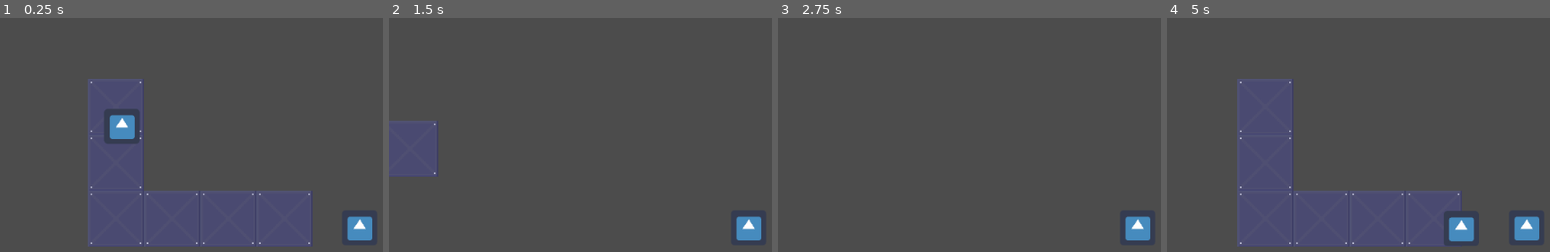
Above: before the commit, frames 1-4 (left to right).
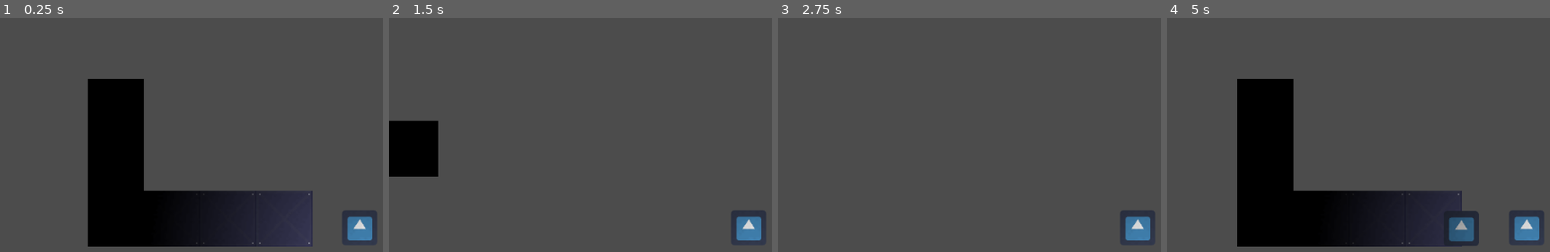
Above: after the commit, the same moments.

Repository: HasanMafatihul/ancient-horror-JAM
Game: Godot game, scene res://main.tscn
Two runs of this game, one before a commit and one after it. Both use one fixed random seed, a clock stepped at 60 frames per second and the inputs below. The project has no main scene, so this scene is started directly. The engine's default icon, where the game draws it, is replaced by a stand-in: a white triangle on a blue panel in a dark square.
Inputs (mouse positions are in pixels of both pictures, inside the frame that each line leads up to):
- Up to frame 1 (0.25 s): no input
- Up to frame 2 (1.5 s): move the mouse to (outside the picture) at 0.52 s; hold D (right) 0.53-1.28 s; click (outside the picture) at 0.67 s; move the mouse to (603, 249) at 1.27 s; hold S (down) from 1.28 s (still down)
- Up to frame 3 (2.75 s): move the mouse to (outside the picture) at 2.02 s; release S (down) at 2.03 s; hold D (right) from 2.03 s (still down)
- Up to frame 4 (5 s): tap Enter at 2.75 s; move the mouse to (outside the picture) at 2.77 s; release D (right) at 2.78 s; hold W (up) 2.78-3.53 s; click (outside the picture) at 2.92 s; tap Space at 3.5 s; move the mouse to (outside the picture) at 3.52 s; hold A (left) from 3.53 s (still down); move the mouse to (1312, 165) at 4.27 s

The runs differ from the first frame. In frame 1, 22% of the frame differs, in the area x 22-98%, y 26-98%; in frame 2, 3.5%; in frame 3, 0.4%; in frame 4, 22%, in the area x 18-98%, y 26-98%.

Commit message:
Added light mask
Signed-off-by: HasanMafatihul <16521045@mahasiswa.itb.ac.id>

Diff:
--- a/source/player/player.tscn
+++ b/source/player/player.tscn
@@ -1,7 +1,8 @@
-[gd_scene load_steps=4 format=2]
+[gd_scene load_steps=5 format=2]
 
 [ext_resource path="res://icon.png" type="Texture" id=1]
 [ext_resource path="res://source/player/player.gd" type="Script" id=2]
+[ext_resource path="res://assets/light_mask_2.png" type="Texture" id=3]
 
 [sub_resource type="RectangleShape2D" id=1]
 
@@ -17,3 +18,8 @@
 
 [node name="Camera2D" type="Camera2D" parent="."]
 current = true
+
+[node name="Light2D" type="Light2D" parent="."]
+scale = Vector2( 3.3811, 3.3811 )
+texture = ExtResource( 3 )
+mode = 3
Binary file added: assets/light_mask.png
Not shown, added: assets/light_mask.png.import
Binary file added: assets/light_mask_2.png
Not shown, added: assets/light_mask_2.png.import
